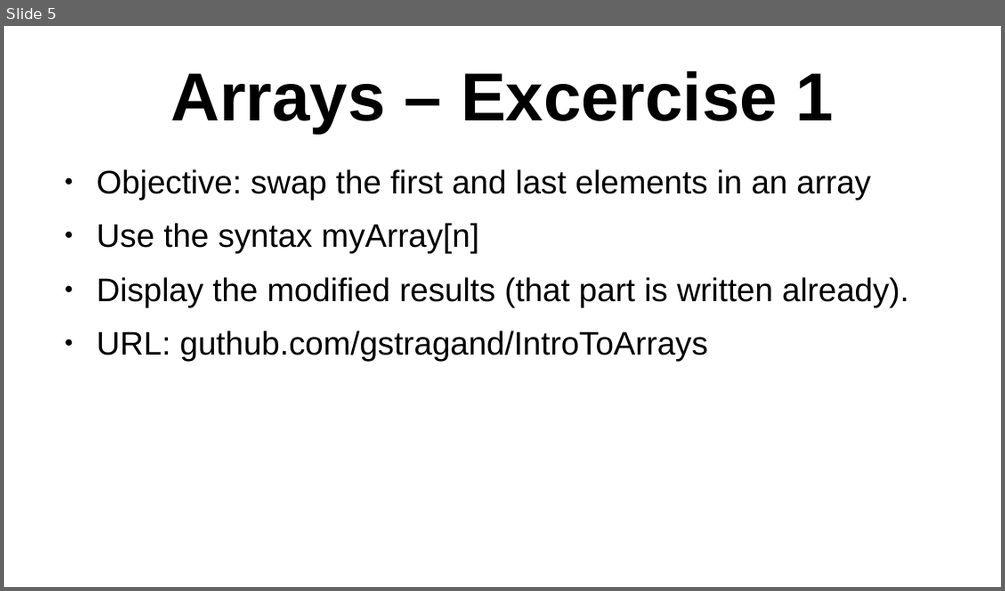
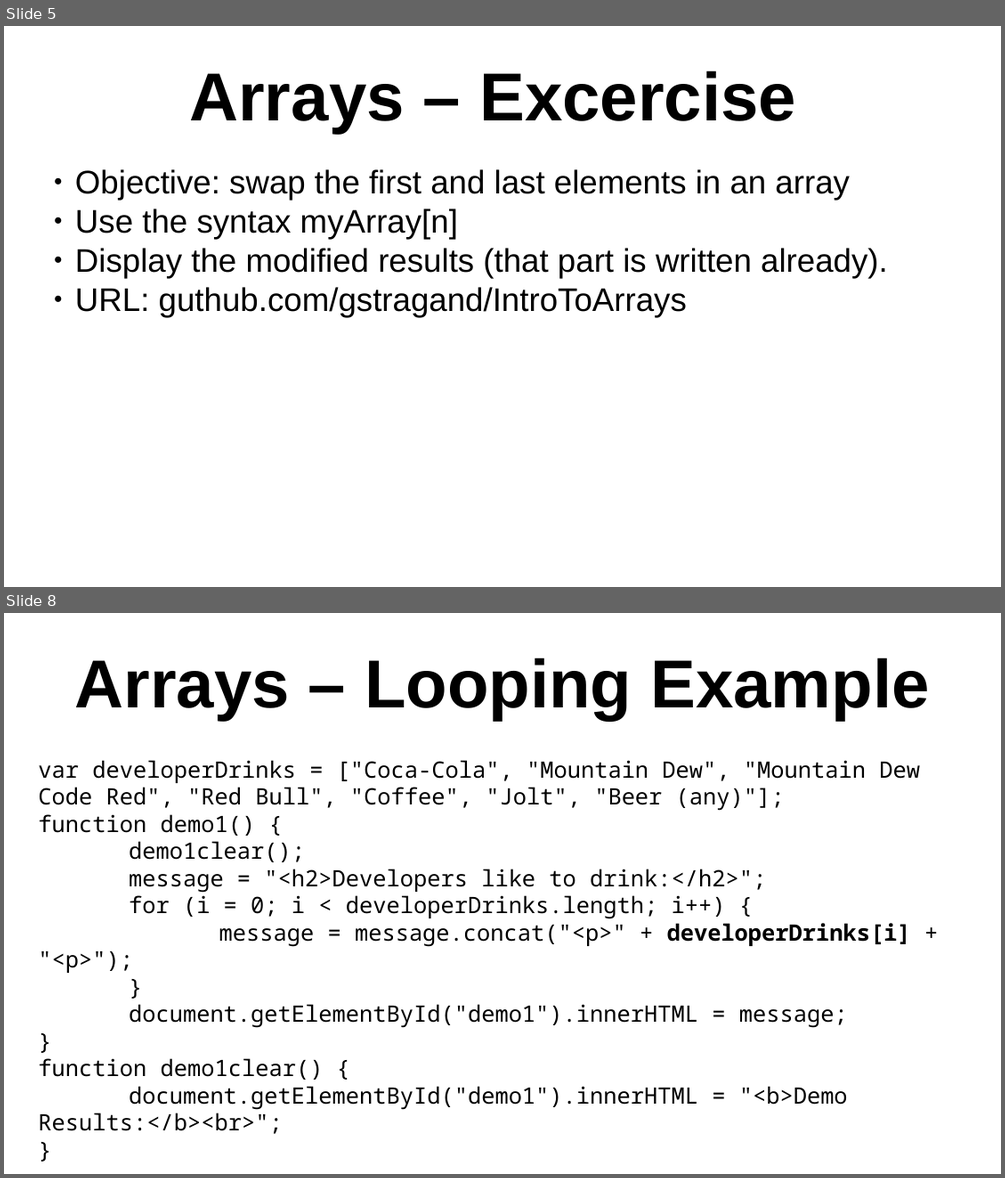
Before and after one commit to gstragand/IntroToArrays, a slide deck: Arrays.odp. Shown one above the other, each under a label of ours: slide 5 before the commit, slides 5 and 8 after it; the slides between them are not shown. The pictures are 1005x591 and 1005x1178 pixels, drawn with LibreOffice and Linux fonts; fonts in the diff are those of the drawing; background and template pictures are left out. Boxes give left, top, right and bottom in pixels: in the first picture for what was removed or moved away, otherwise in the second. Text is boxed around its words. In the diff, an @@ line names an element or a change of style, - is before the commit and + after.

```diff
--- a/Arrays.odp
+++ b/Arrays.odp
@@ slide 8 added at [4,613,1001,1174], background picture (left out) @@
@@ text added at [74,657,929,721], 54 pt, text #000000, bold @@
+Arrays – Looping Example
@@ text added at [38,760,920,1134], 18 pt, text #000000 @@
+var developerDrinks = ["Coca-Cola", "Mountain Dew", "Mountain Dew Code Red", "Red Bull", "Coffee", "Jolt", "Beer (any)"];
+function demo1() {
+demo1clear();
+message = "<h2>Developers like to drink:</h2>";
+for (i = 0; i < developerDrinks.length; i++) {
+message = message.concat("<p>" + developerDrinks[i] + "<p>");
+}
+document.getElementById("demo1").innerHTML = message;
+}
+function demo1clear() {
+document.getElementById("demo1").innerHTML = "<b>Demo Results:</b><br>";
+}
@@ slide 5 changed as well @@
@@ text at [189,70,796,134]: text changed @@
-Arrays – Excercise 1
+Arrays – Excercise
@@ text "Objective: swap the first and ..." at [75,169,888,317]: indent changed; less space between paragraphs @@
```
Also in this commit, not shown: 3 other slides changed, 3 other slides added.
